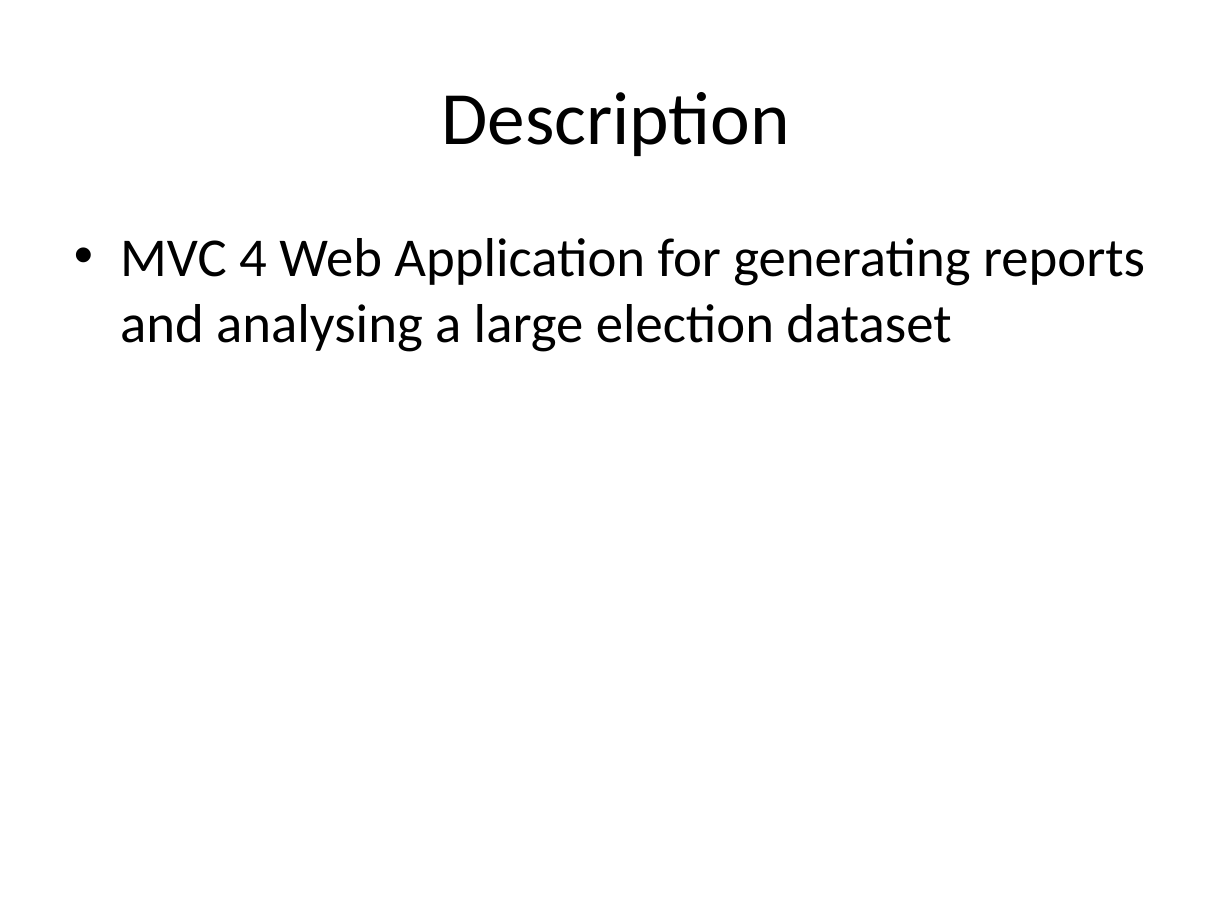
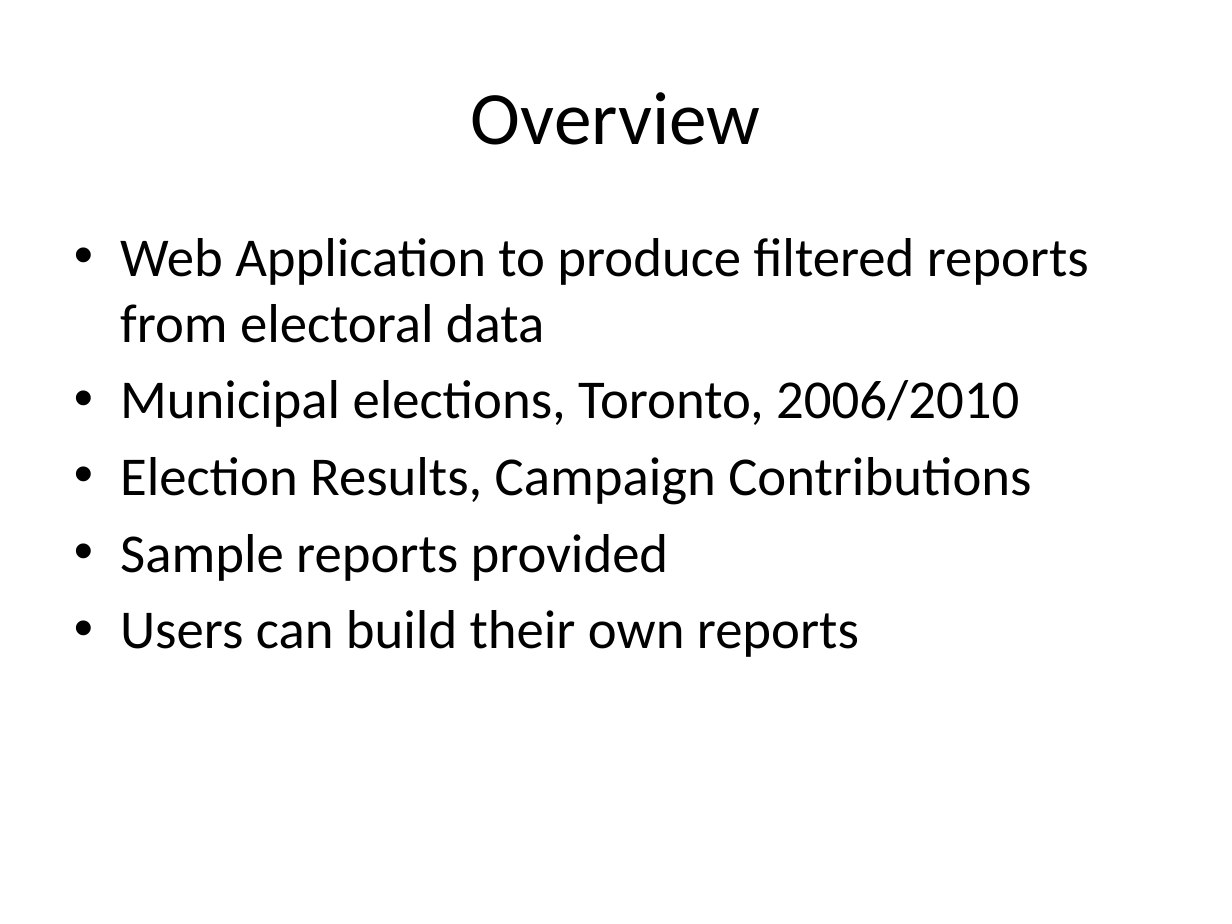
Before and after one commit to darraghb1980/EF-Group-Project, a slide deck: slide 2 of documentation/Presentation.pptx. Drawn at 1232x924 pixels with LibreOffice and Linux fonts; fonts in the diff are those of the drawing. Boxes give left, top, right and bottom in pixels: in the first picture for what was removed or moved away, otherwise in the second. Text is boxed around its words. In the diff, an @@ line names an element or a change of style, - is before the commit and + after.

Commit message:
presentation updated

```diff
--- a/documentation/Presentation.pptx
+++ b/documentation/Presentation.pptx
@@ title at bbox=[471, 92, 761, 145]: text changed @@
-Description
+Overview
@@ text at bbox=[120, 238, 1089, 657]: text changed @@
-• MVC 4 Web Application for generating reports and analysing a large election dataset
+• Web Application to produce filtered reports from electoral data
+• Municipal elections, Toronto, 2006/2010
+• Election Results, Campaign Contributions
+• Sample reports provided
+• Users can build their own reports
```
Also in this commit, not shown: 2 other slides changed, 2 other files.
